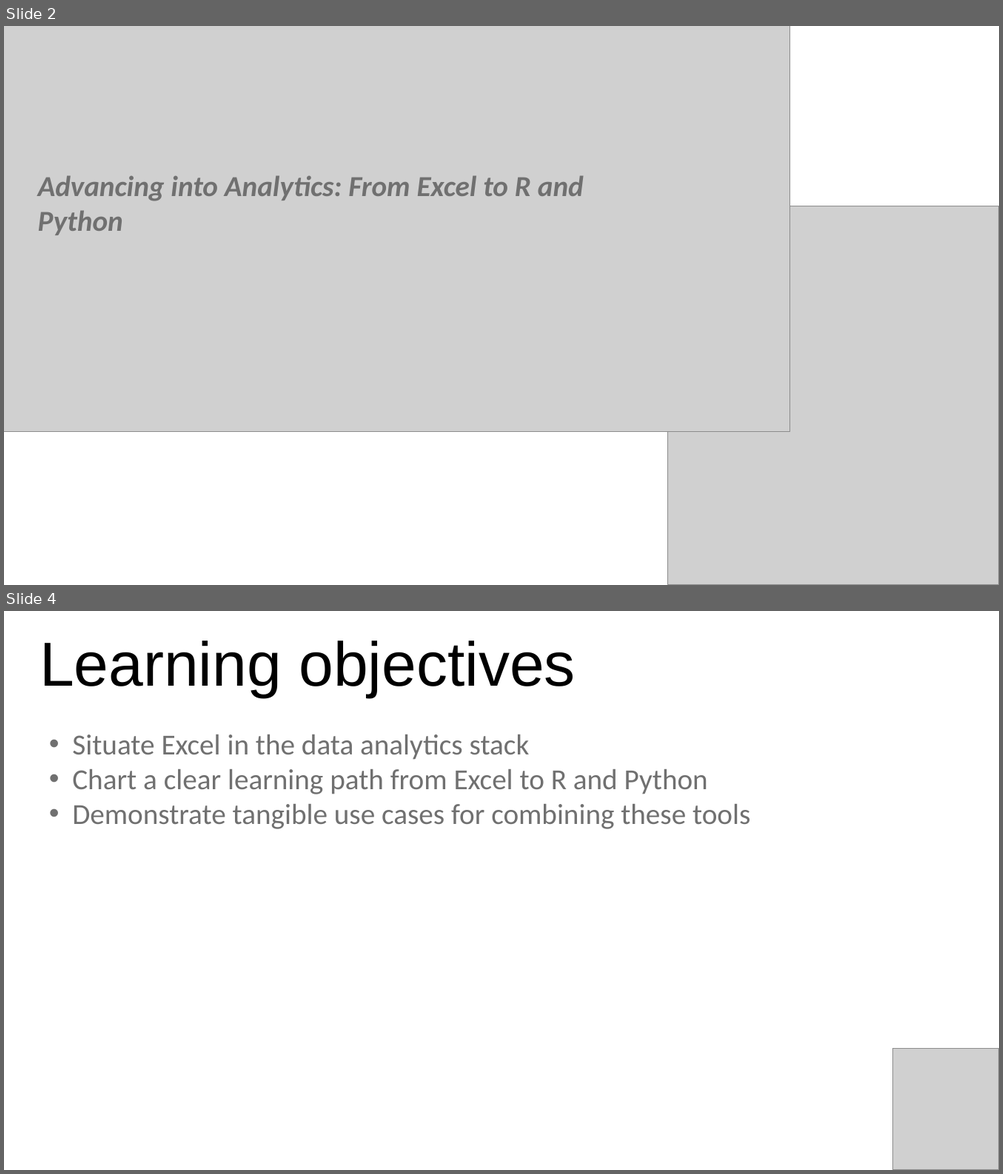
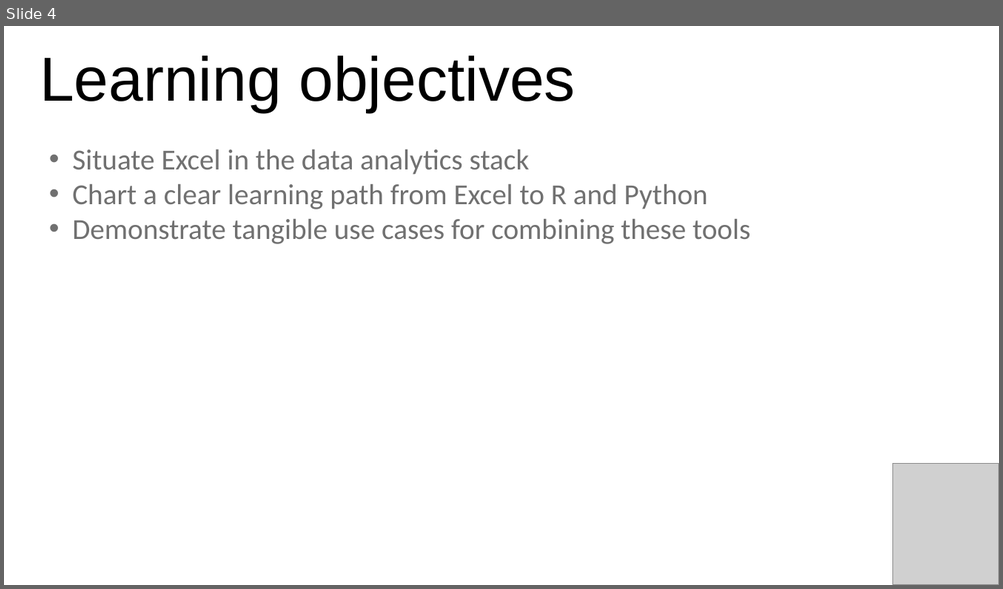
Before and after one commit to stringfestdata/ms-excel-toronto-python, a slide deck: toronto-five-things-excel-python.pptx. Shown one above the other, each under a label of ours: slides 2 and 4 before the commit, slide 4 after it; the slides between them are not shown. The pictures are 1003x1174 and 1003x589 pixels, drawn with LibreOffice and Linux fonts; fonts in the diff are those of the drawing; grey boxes stand for pictures; background and template pictures are left out. Boxes give left, top, right and bottom in pixels: in the first picture for what was removed or moved away, otherwise in the second. Text is boxed around its words. In the diff, an @@ line names an element or a change of style, - is before the commit and + after.

```diff
--- a/toronto-five-things-excel-python.pptx
+++ b/toronto-five-things-excel-python.pptx
@@ slide 2 removed at <box>4,26,999,585</box>, background picture (left out) @@
@@ picture removed at <box>4,26,790,432</box> @@
@@ text removed at <box>38,175,583,235</box> @@
-Advancing into Analytics: From Excel to R and Python
@@ picture removed at <box>668,207,999,585</box> @@
```
Also in this commit, not shown: 3 slides changed, 2 slides added, 2 other files.
